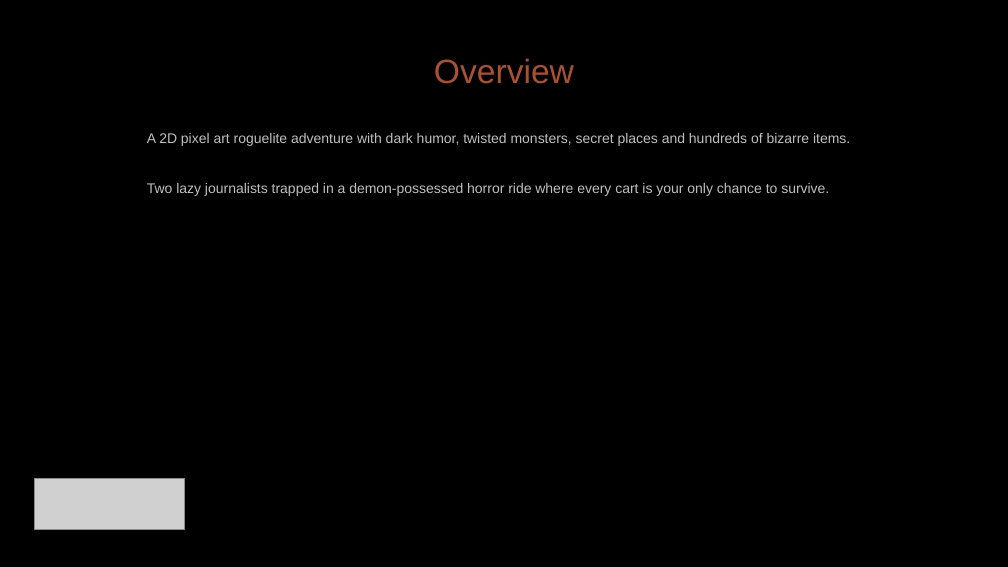
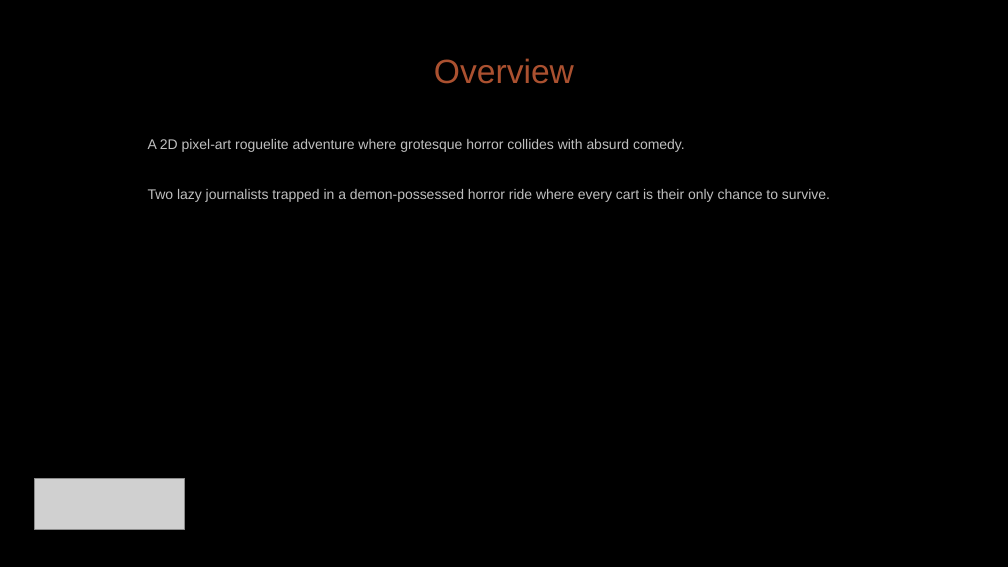
Before and after one commit to diegohcanepa/Remizione, a slide deck: slide 2 of Pitch Deck.pptx. Drawn at 1008x567 pixels with LibreOffice and Linux fonts; fonts in the diff are those of the drawing; grey boxes stand for pictures; background and template pictures are left out. Boxes give left, top, right and bottom in pixels: in the first picture for what was removed or moved away, otherwise in the second. Text is boxed around its words. In the diff, an @@ line names an element or a change of style, - is before the commit and + after.

```diff
--- a/Pitch Deck.pptx
+++ b/Pitch Deck.pptx
@@ subtitle at <box>148,139,830,202</box>: text changed @@
-A 2D pixel art roguelite adventure with dark humor, twisted monsters, secret places and hundreds of bizarre items.
-Two lazy journalists trapped in a demon-possessed horror ride where every cart is your only chance to survive.
+A 2D pixel-art roguelite adventure where grotesque horror collides with absurd comedy.
+Two lazy journalists trapped in a demon-possessed horror ride where every cart is their only chance to survive.
```
Also in this commit, not shown: 9 other slides changed, 5 slides added, 5 slides removed.
